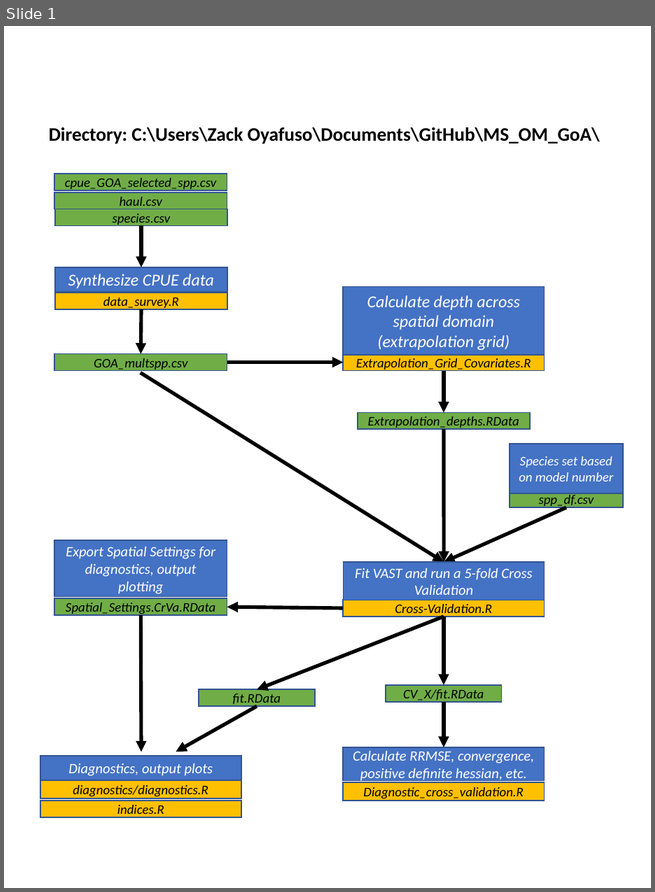
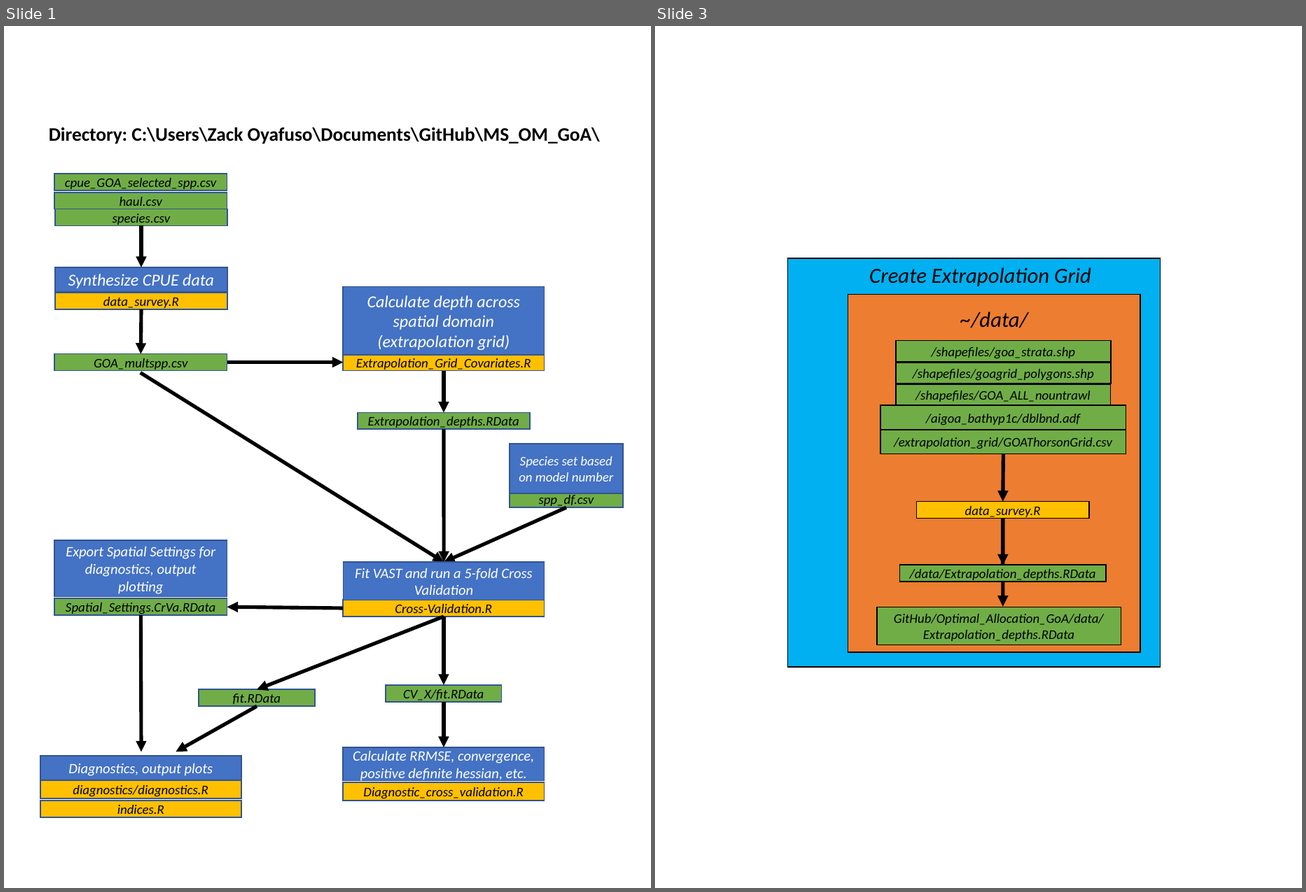
Before and after one commit to zoyafuso-NOAA/MS_OM_GoA, a slide deck: graphics/WorkFlow.pptx. Shown side by side, each under a label of ours: slide 1 before the commit, slides 1 and 3 after it; the slides between them are not shown. The pictures are 655x892 and 1306x892 pixels, drawn with LibreOffice and Linux fonts; fonts in the diff are those of the drawing. Boxes give left, top, right and bottom in pixels: in the first picture for what was removed or moved away, otherwise in the second. Text is boxed around its words. In the diff, an @@ line names an element or a change of style, - is before the commit and + after.

```diff
--- a/graphics/WorkFlow.pptx
+++ b/graphics/WorkFlow.pptx
@@ slide 3 added at bbox=[655, 26, 1302, 888], background #FFFFFF @@
@@ group added at bbox=[788, 258, 1160, 666]: 10 rectangles, 3 arrows, 2 texts @@
+data_survey.R
+/shapefiles/goa_strata.shp
+/shapefiles/goagrid_polygons.shp
+/shapefiles/GOA_ALL_nountrawl
+~/data/
+Create Extrapolation Grid
+/extrapolation_grid/GOAThorsonGrid.csv
+/aigoa_bathyp1c/dblbnd.adf
+/data/Extrapolation_depths.RData
+GitHub/Optimal_Allocation_GoA/data/ Extrapolation_depths.RData
```
Also in this commit, not shown: 1 slide changed, 2 other files.
